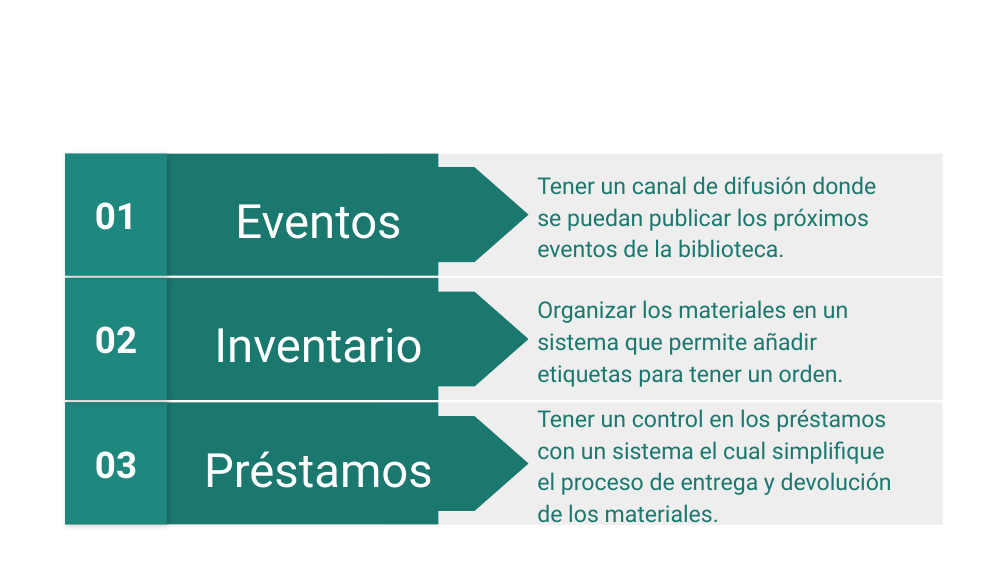
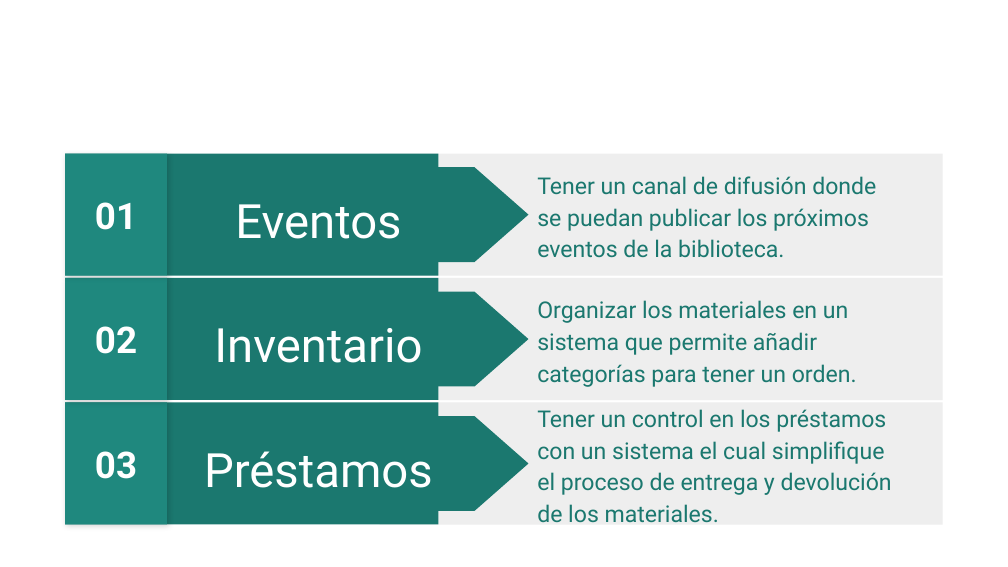
Before and after one commit to Vinxxo/Gaes-2---Biblioteca, a slide deck: slide 4 of 6. Presentación Proyecto/Sustentación Trimestre 1 Proyecto Legajo.pptx. Drawn at 1008x567 pixels with LibreOffice and Linux fonts; fonts in the diff are those of the drawing; background and template pictures are left out. Boxes give left, top, right and bottom in pixels: in the first picture for what was removed or moved away, otherwise in the second. Text is boxed around its words. In the diff, an @@ line names an element or a change of style, - is before the commit and + after.

```diff
--- a/6. Presentación Proyecto/Sustentación Trimestre 1 Proyecto Legajo.pptx
+++ b/6. Presentación Proyecto/Sustentación Trimestre 1 Proyecto Legajo.pptx
@@ text at box(537, 300, 857, 387): text changed @@
-Organizar los materiales en un sistema que permite añadir etiquetas para tener un orden.
+Organizar los materiales en un sistema que permite añadir categorías para tener un orden.
```
Also in this commit, not shown: 2 other slides changed.
